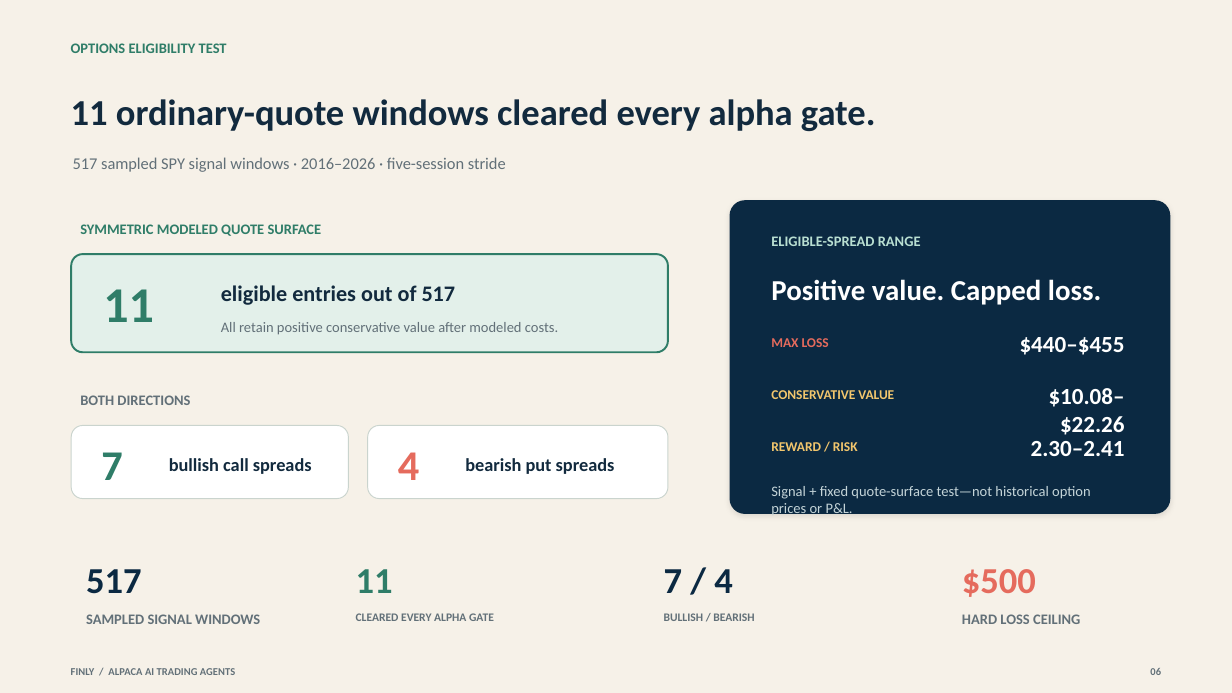
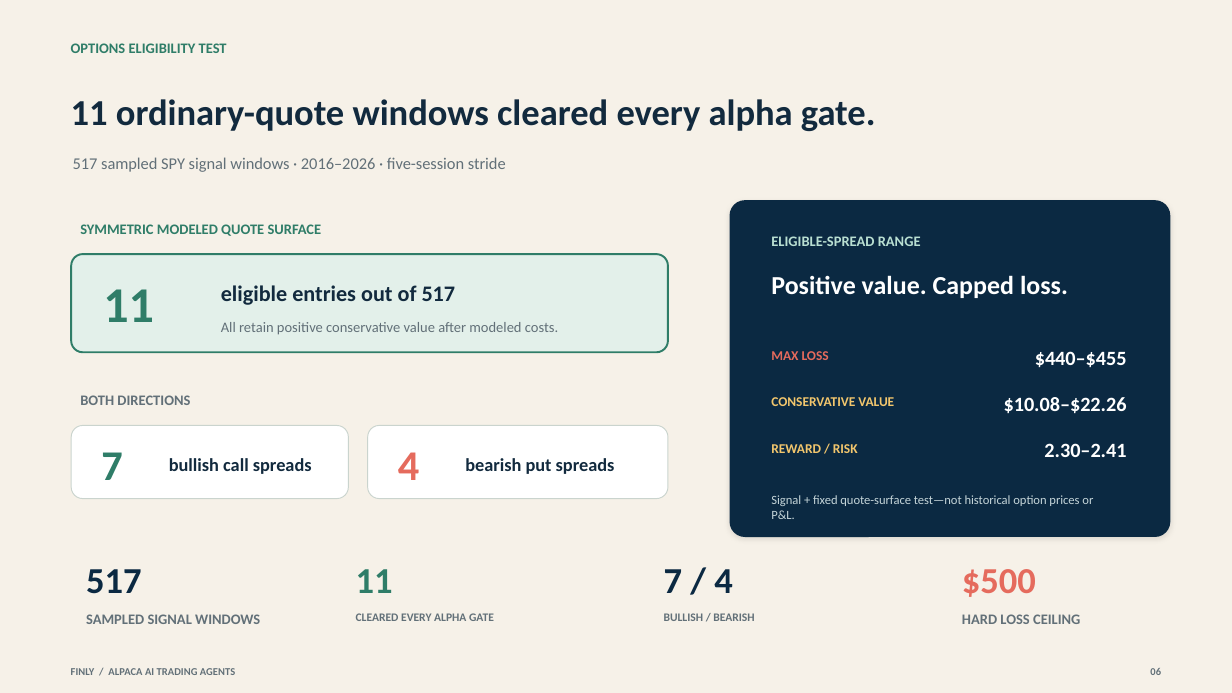
Before and after one commit to owlsowo/finly-bot, a slide deck: slide 6 of public/judge/Finly_Consulting_Deck.pptx. Drawn at 1232x693 pixels with LibreOffice and Linux fonts; fonts in the diff are those of the drawing. Boxes give left, top, right and bottom in pixels: in the first picture for what was removed or moved away, otherwise in the second. Text is boxed around its words. In the diff, an @@ line names an element or a change of style, - is before the commit and + after.

```diff
--- a/public/judge/Finly_Consulting_Deck.pptx
+++ b/public/judge/Finly_Consulting_Deck.pptx
@@ rounded rectangle: place and size @@
-rounded rectangle at bbox=[730, 201, 1171, 515]
+rounded rectangle at bbox=[730, 201, 1171, 538]
@@ rounded rectangle at bbox=[730, 201, 1171, 538]: proportions changed @@
@@ text "Positive value. Capped loss." at bbox=[771, 275, 1068, 298]: size 22.5 to 20.2 pt @@
@@ text "MAX LOSS": place and size @@
-text "MAX LOSS" at bbox=[771, 338, 829, 347]
+text "MAX LOSS" at bbox=[771, 351, 829, 360]
@@ size 18 to 15.8 pt in 3 elements at bbox=[1044, 443, 1126, 457], bbox=[1004, 397, 1127, 413], bbox=[1035, 351, 1127, 367] @@
@@ text "$440–$455": place and size @@
-text "$440–$455" at bbox=[1020, 337, 1125, 355]
+text "$440–$455" at bbox=[1035, 351, 1127, 367]
@@ text "CONSERVATIVE VALUE": place and size @@
-text "CONSERVATIVE VALUE" at bbox=[771, 390, 894, 399]
+text "CONSERVATIVE VALUE" at bbox=[771, 397, 894, 406]
@@ text "$10.08–$22.26": place and size @@
-text "$10.08–$22.26" at bbox=[1049, 388, 1125, 435]
+text "$10.08–$22.26" at bbox=[1004, 397, 1127, 413]
@@ text "2.30–2.41": place and size @@
-text "2.30–2.41" at bbox=[1031, 441, 1125, 456]
+text "2.30–2.41" at bbox=[1044, 443, 1126, 457]
@@ text "Signal + fixed quote-surface test—not ...": place and size @@
-text "Signal + fixed quote-surface test—not ..." at bbox=[771, 486, 1091, 518]
+text "Signal + fixed quote-surface test—not ..." at bbox=[771, 495, 1093, 519]
@@ text "Signal + fixed quote-surface test—not ..." at bbox=[771, 495, 1093, 519]: size 11.2 to 9.8 pt @@
```
Also in this commit, not shown: 3 other slides changed, 2 slides added, 2 slides removed, 32 other files.
